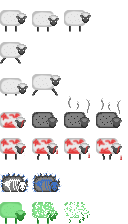
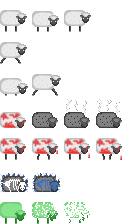
Comparing the layer stacks of the two 128px x 224px images. Changes:
removed layer "Layer 14" from group "burnt 3" over [101, 98, 121, 114]
added layer "greysmoke copy" (70%) in group "burnt 3" over [97, 100, 120, 112]
added layer "smoke copy" (71%) in group "burnt 3" over [98, 99, 118, 113]
painted on "Rounded Rectangle 1" (8th of 17, in "burnt 3") over [96, 112, 118, 128]
added layer "greysmoke" (70%) in group "burnt2" over [66, 100, 87, 111]
renamed "Layer 14 copy" to "smoke", opacity 100% → 71%, painted on it over [66, 96, 90, 113]
painted on "Rounded Rectangle 1" (9th of 17, in "burnt2") over [64, 112, 86, 128]
painted on "Rounded Rectangle 1" (10th of 17, in "burnt") over [32, 112, 54, 128]
